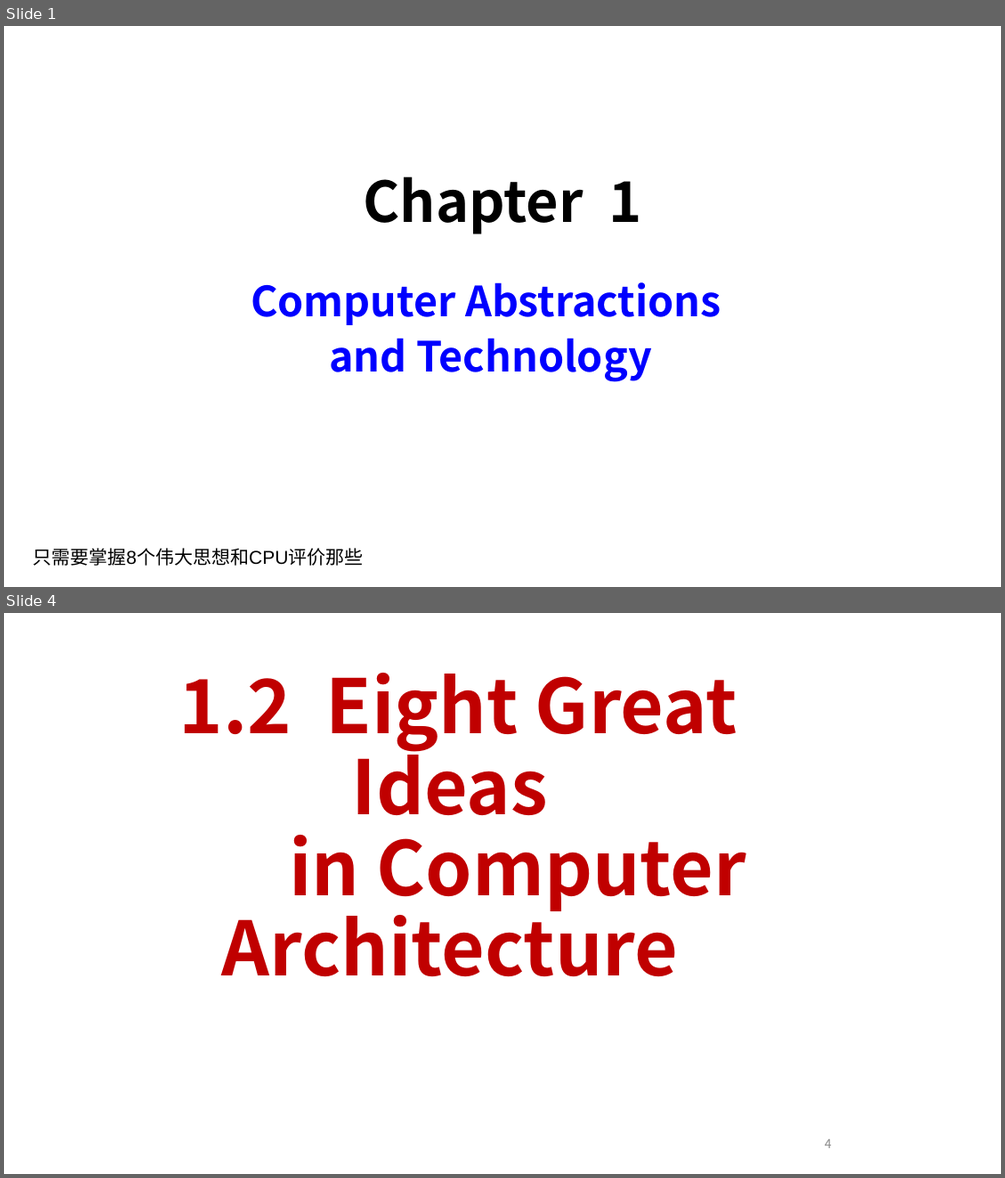
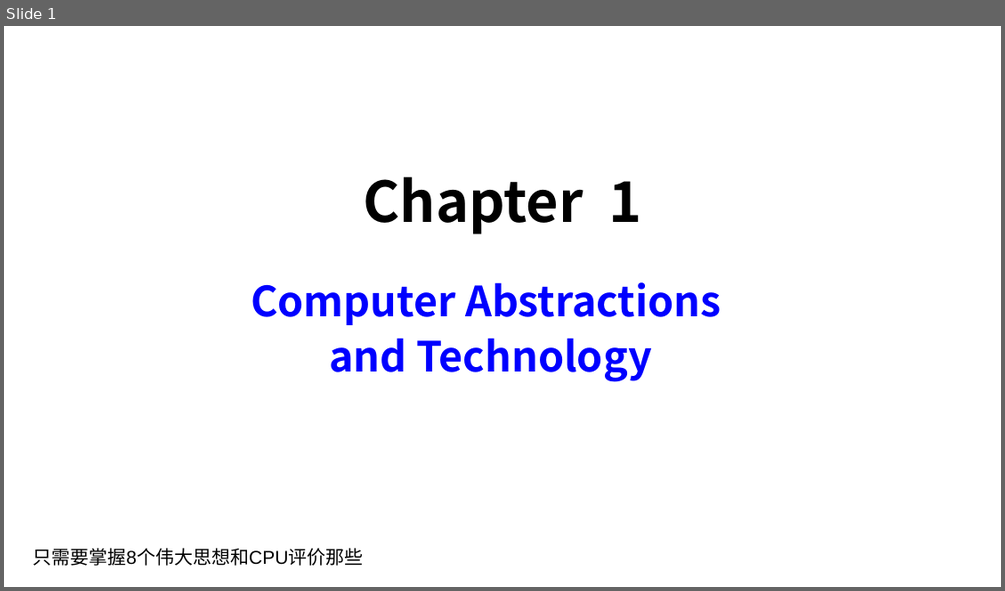
Before and after one commit to weichow23/zju_course, a slide deck: 计算机组成/复习ppt/[x] 1 基础知识.pptx. Shown one above the other, each under a label of ours: slides 1 and 4 before the commit, slide 1 after it; the slides between them are not shown. The pictures are 1005x1178 and 1005x591 pixels, drawn with LibreOffice and Linux fonts; fonts in the diff are those of the drawing. Boxes give left, top, right and bottom in pixels: in the first picture for what was removed or moved away, otherwise in the second. Text is boxed around its words. In the diff, an @@ line names an element or a change of style, - is before the commit and + after.

```diff
--- a/计算机组成/复习ppt/[x] 1 基础知识.pptx
+++ b/计算机组成/复习ppt/[x] 1 基础知识.pptx
@@ slide 4 removed at [4,613,1001,1174], background #FFFFFF @@
@@ title removed at [179,673,746,976] @@
-1.2 Eight Great Ideas
-in Computer Architecture
@@ page number removed at [825,1139,832,1148] @@
-4
```
Also in this commit, not shown: 3 other slides removed, 5 other files.
